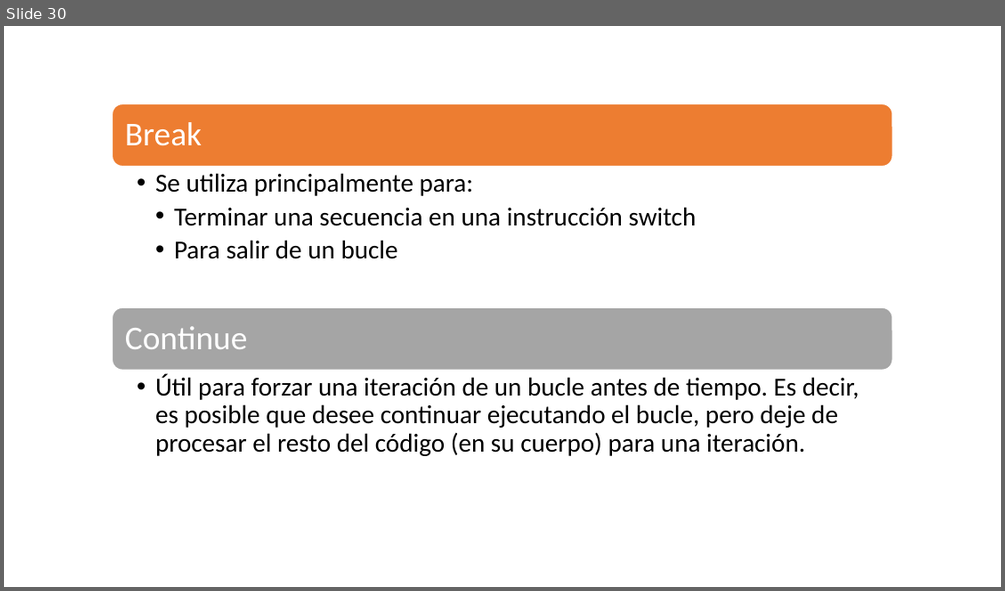
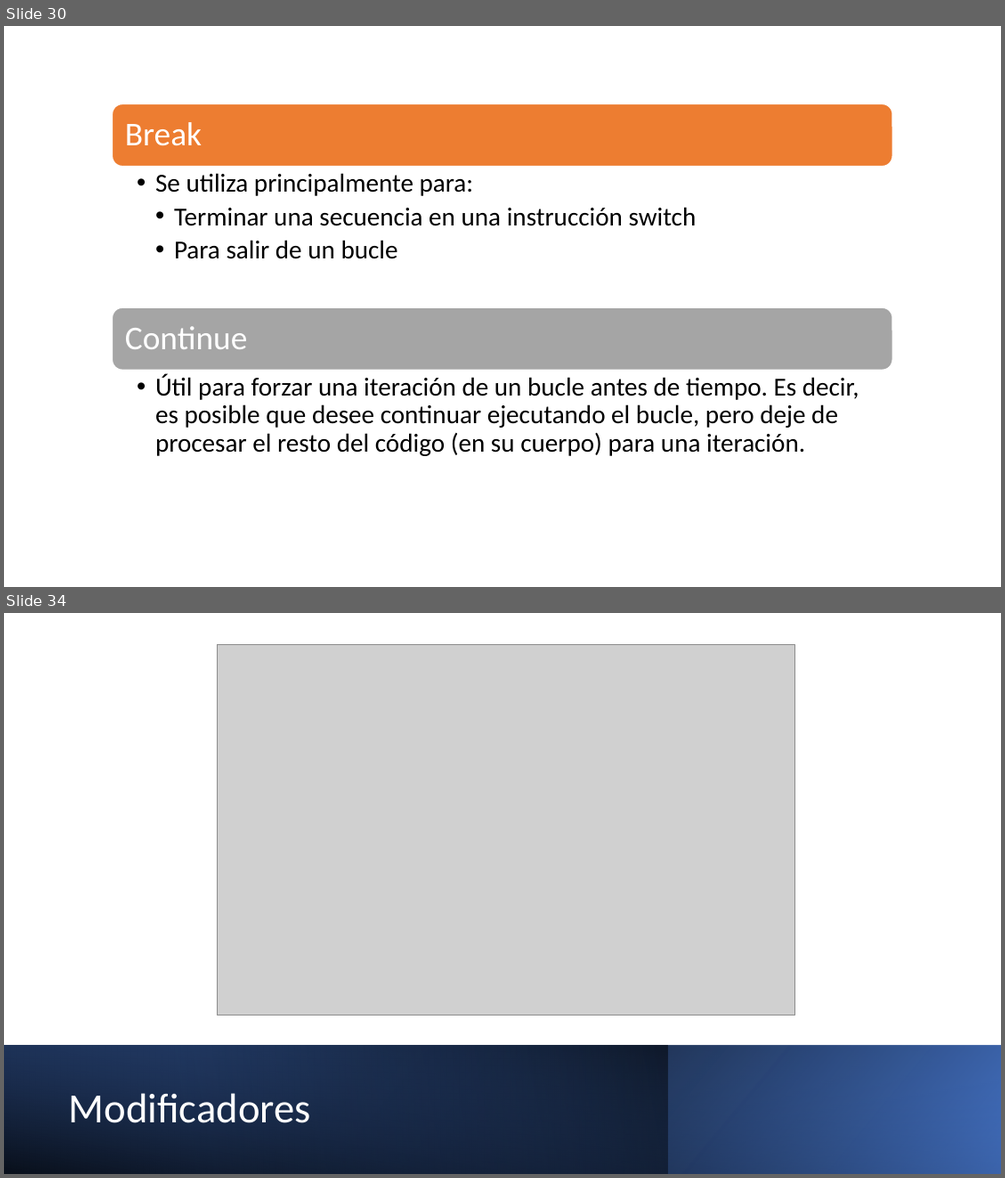
Before and after one commit to Charris1904/automation-qa-sessions, a slide deck: files/1. Java.pptx. Shown one above the other, each under a label of ours: slide 30 before the commit, slides 30 and 34 after it; the slides between them are not shown. The pictures are 1005x591 and 1005x1178 pixels, drawn with LibreOffice and Linux fonts; fonts in the diff are those of the drawing; grey boxes stand for pictures. Boxes give left, top, right and bottom in pixels: in the first picture for what was removed or moved away, otherwise in the second. Text is boxed around its words. In the diff, an @@ line names an element or a change of style, - is before the commit and + after.

```diff
--- a/files/1. Java.pptx
+++ b/files/1. Java.pptx
@@ slide 34 added at box(4, 613, 1001, 1174), background #FFFFFF @@
@@ picture added at box(218, 645, 795, 1014) @@
@@ rectangle added at box(4, 1046, 1001, 1174), fill gradient #000000 to #4472C4 @@
@@ rectangle added at box(4, 1046, 668, 1174), fill gradient #2F5597 to #000000 @@
@@ rectangle added at box(4, 1046, 1001, 1174), fill gradient #000000 to #4472C4 @@
@@ title added at box(69, 1093, 311, 1123), 40 pt, text #FFFFFF @@
+Modificadores
```
Also in this commit, not shown: 3 other slides added, 11 other files.
